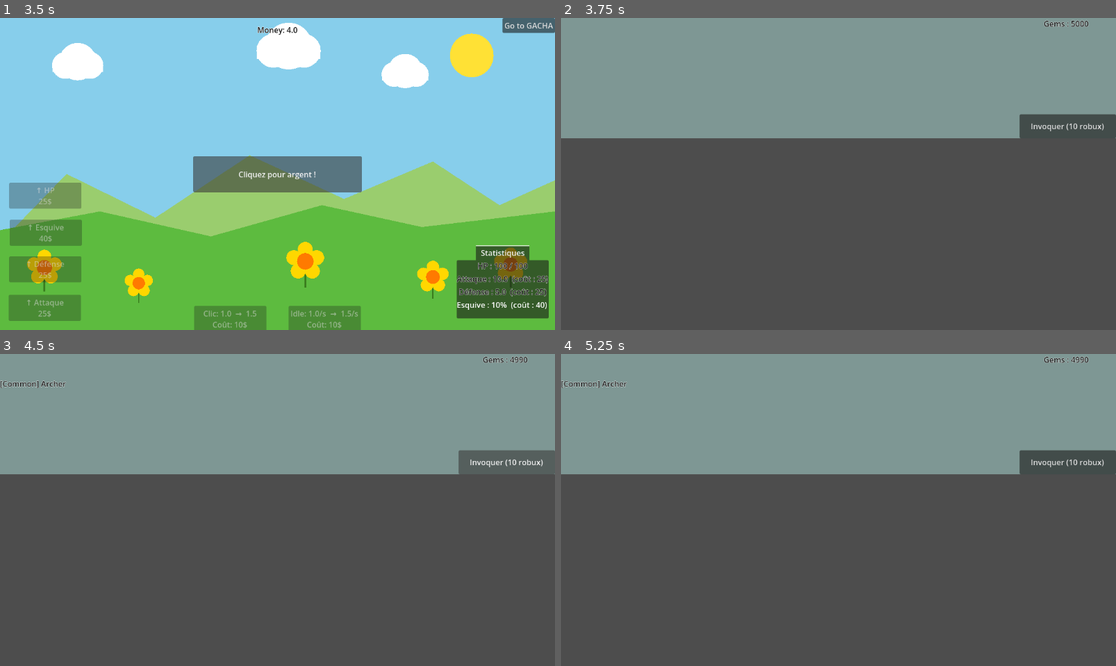
Above: before the commit, frames 1-4 (two rows, left to right).
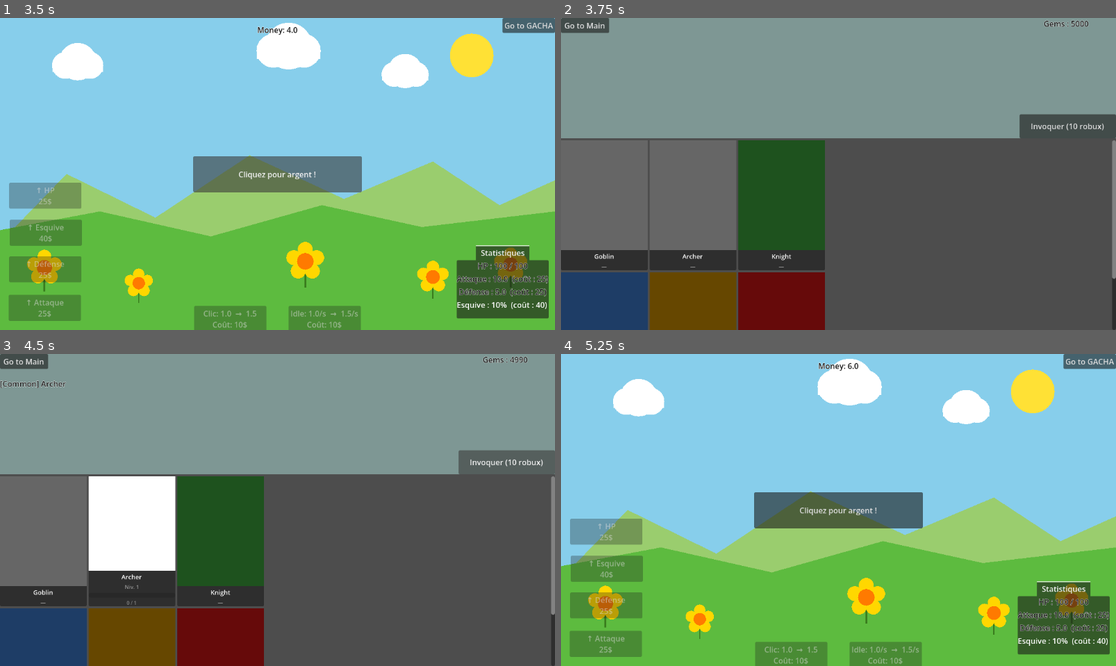
Above: after the commit, the same moments.

Repository: XeyNox/Snakdle
Game: Godot game, scene res://Scenes/TitleScreen.tscn
Same seed, same stepped clock (60 frames per second), same inputs: the game is played once before the commit and once after it.
Inputs (mouse positions are in pixels of both pictures, inside the frame that each line leads up to):
- Up to frame 1 (3.5 s): click "Paramètres" at 0.5 s; click "Fermer" at 1.25 s; click "Jouer" at 2 s; click "Cliquez pour argent !" at 2.75 s
- Up to frame 2 (3.75 s): click "Go to GACHA" at 3.5 s
- Up to frame 3 (4.5 s): click "Invoquer (10 robux)" at 4.25 s
- Up to frame 4 (5.25 s): click (583, 360) at 5 s, where only the run after the commit has a clickable "Go to Main"

Frame 1 is identical in both runs. In frame 2, 29% of the frame differs, in the area x 0-100%, y 0-100%; in frame 3, 29%; in frame 4, 98%.

Commit message:
feat:level up summon and inventory

Diff:
--- a/Scenes/GachaUI.tscn
+++ b/Scenes/GachaUI.tscn
@@ -34,21 +34,6 @@
 offset_bottom = 31.0
 text = "Go to Main"
 script = ExtResource("2_xwc5u")
-
-[node name="GemsLabel" type="Label" parent="VBoxContainer/ColorRect" unique_id=234113938]
-custom_minimum_size = Vector2(150, 35)
-layout_mode = 1
-anchors_preset = 15
-anchor_right = 1.0
-anchor_bottom = 1.0
-grow_horizontal = 2
-grow_vertical = 2
-
-[node name="ColorRect" type="ColorRect" parent="VBoxContainer" unique_id=1010270180]
-custom_minimum_size = Vector2(0, 250)
-layout_mode = 2
-size_flags_vertical = 0
-color = Color(0.4949177, 0.5912578, 0.5783053, 1)
 
 [node name="GemsLabel" type="Label" parent="VBoxContainer/ColorRect" unique_id=234113938]
 custom_minimum_size = Vector2(150, 35)
--- a/Scenes/SkinCard.tscn
+++ b/Scenes/SkinCard.tscn
@@ -3,7 +3,7 @@
 [ext_resource type="Script" uid="uid://m7d5f6kwsnnv" path="res://Scripts/skin_card.gd" id="1_rqrbj"]
 
 [node name="SkinCard" type="Control" unique_id=789818322]
-custom_minimum_size = Vector2(180, 220)
+custom_minimum_size = Vector2(180, 270)
 layout_mode = 3
 anchors_preset = 0
 script = ExtResource("1_rqrbj")
@@ -20,8 +20,28 @@
 layout_mode = 2
 
 [node name="ColorRect" type="ColorRect" parent="PanelContainer/VBoxContainer" unique_id=119615390]
+custom_minimum_size = Vector2(0, 120)
 layout_mode = 2
 size_flags_vertical = 3
 
-[node name="Label" type="Label" parent="PanelContainer/VBoxContainer" unique_id=243703942]
+[node name="NameLabel" type="Label" parent="PanelContainer/VBoxContainer" unique_id=243703942]
 layout_mode = 2
+theme_override_font_sizes/font_size = 13
+horizontal_alignment = 1
+
+[node name="LevelLabel" type="Label" parent="PanelContainer/VBoxContainer" unique_id=334814053]
+layout_mode = 2
+theme_override_colors/font_color = Color(0.6, 0.6, 0.6, 1)
+theme_override_font_sizes/font_size = 11
+horizontal_alignment = 1
+
+[node name="XPBar" type="ProgressBar" parent="PanelContainer/VBoxContainer" unique_id=445925164]
+custom_minimum_size = Vector2(0, 10)
+layout_mode = 2
+show_percentage = false
+
+[node name="XPLabel" type="Label" parent="PanelContainer/VBoxContainer" unique_id=556036275]
+layout_mode = 2
+theme_override_colors/font_color = Color(0.5, 0.5, 0.5, 1)
+theme_override_font_sizes/font_size = 10
+horizontal_alignment = 1
--- a/Scenes/TitleScreen.tscn
+++ b/Scenes/TitleScreen.tscn
@@ -4,47 +4,42 @@
 [ext_resource type="Script" uid="uid://d18ha2w1kmqwd" path="res://Scripts/title_screen.gd" id="2_ts"]
 [ext_resource type="Script" uid="uid://drkrvsqoxoqkf" path="res://Scripts/settings_panel.gd" id="3_sp"]
 
-[node name="TitleScreen" type="Node2D"]
+[node name="TitleScreen" type="Node2D" unique_id=2021436711]
 script = ExtResource("2_ts")
 
-[node name="BackgroundLayer" type="CanvasLayer" parent="."]
+[node name="BackgroundLayer" type="CanvasLayer" parent="." unique_id=732468764]
 layer = -1
 
-[node name="Background" parent="BackgroundLayer" instance=ExtResource("1_bg")]
+[node name="Background" parent="BackgroundLayer" unique_id=1175774752 instance=ExtResource("1_bg")]
 
-[node name="CanvasLayer" type="CanvasLayer" parent="."]
+[node name="CanvasLayer" type="CanvasLayer" parent="." unique_id=1979871762]
 
-[node name="TitleLabel" type="Label" parent="CanvasLayer"]
+[node name="TitleLabel" type="Label" parent="CanvasLayer" unique_id=2038714095]
 anchors_preset = -1
 anchor_left = 0.5
 anchor_right = 0.5
-anchor_top = 0.0
-anchor_bottom = 0.0
 offset_left = -150.0
 offset_top = 60.0
 offset_right = 150.0
 offset_bottom = 130.0
 grow_horizontal = 2
+theme_override_font_sizes/font_size = 64
 text = "Snakdle"
 horizontal_alignment = 1
-theme_override_font_sizes/font_size = 64
 
-[node name="SubtitleLabel" type="Label" parent="CanvasLayer"]
+[node name="SubtitleLabel" type="Label" parent="CanvasLayer" unique_id=1939876507]
 anchors_preset = -1
 anchor_left = 0.5
 anchor_right = 0.5
-anchor_top = 0.0
-anchor_bottom = 0.0
 offset_left = -150.0
 offset_top = 145.0
 offset_right = 150.0
 offset_bottom = 185.0
 grow_horizontal = 2
-text = ""
+theme_override_font_sizes/font_size = 28
 horizontal_alignment = 1
-theme_override_font_sizes/font_size = 28
 
-[node name="PlayButton" type="Button" parent="CanvasLayer"]
+[node name="PlayButton" type="Button" parent="CanvasLayer" unique_id=1045105973]
 custom_minimum_size = Vector2(200, 60)
 anchors_preset = 8
 anchor_left = 0.5
@@ -59,11 +54,9 @@
 grow_vertical = 2
 text = "Jouer"
 
-[node name="SettingsButton" type="Button" parent="CanvasLayer"]
+[node name="SettingsButton" type="Button" parent="CanvasLayer" unique_id=1771841978]
 custom_minimum_size = Vector2(150, 45)
 anchors_preset = -1
-anchor_left = 0.0
-anchor_right = 0.0
 anchor_top = 1.0
 anchor_bottom = 1.0
 offset_left = 20.0
@@ -72,7 +65,8 @@
 offset_bottom = -20.0
 text = "Paramètres"
 
-[node name="SettingsPanel" type="PanelContainer" parent="CanvasLayer"]
+[node name="SettingsPanel" type="PanelContainer" parent="CanvasLayer" unique_id=1965866390]
+visible = false
 anchors_preset = 8
 anchor_left = 0.5
 anchor_top = 0.5
@@ -84,34 +78,33 @@
 offset_bottom = 135.0
 grow_horizontal = 2
 grow_vertical = 2
-visible = false
 script = ExtResource("3_sp")
 
-[node name="VBoxContainer" type="VBoxContainer" parent="CanvasLayer/SettingsPanel"]
+[node name="VBoxContainer" type="VBoxContainer" parent="CanvasLayer/SettingsPanel" unique_id=1391241402]
 layout_mode = 2
 
-[node name="MusicLabel" type="Label" parent="CanvasLayer/SettingsPanel/VBoxContainer"]
+[node name="MusicLabel" type="Label" parent="CanvasLayer/SettingsPanel/VBoxContainer" unique_id=404308210]
 layout_mode = 2
 text = "Volume musique"
 
-[node name="MusicSlider" type="HSlider" parent="CanvasLayer/SettingsPanel/VBoxContainer"]
+[node name="MusicSlider" type="HSlider" parent="CanvasLayer/SettingsPanel/VBoxContainer" unique_id=1237275085]
+custom_minimum_size = Vector2(280, 30)
 layout_mode = 2
-custom_minimum_size = Vector2(280, 30)
 max_value = 1.0
 step = 0.01
 value = 1.0
 
-[node name="SoundLabel" type="Label" parent="CanvasLayer/SettingsPanel/VBoxContainer"]
+[node name="SoundLabel" type="Label" parent="CanvasLayer/SettingsPanel/VBoxContainer" unique_id=1229522766]
 layout_mode = 2
 text = "Volume sons"
 
-[node name="SoundSlider" type="HSlider" parent="CanvasLayer/SettingsPanel/VBoxContainer"]
+[node name="SoundSlider" type="HSlider" parent="CanvasLayer/SettingsPanel/VBoxContainer" unique_id=199896194]
+custom_minimum_size = Vector2(280, 30)
 layout_mode = 2
-custom_minimum_size = Vector2(280, 30)
 max_value = 1.0
 step = 0.01
 value = 1.0
 
-[node name="CloseButton" type="Button" parent="CanvasLayer/SettingsPanel/VBoxContainer"]
+[node name="CloseButton" type="Button" parent="CanvasLayer/SettingsPanel/VBoxContainer" unique_id=884558207]
 layout_mode = 2
 text = "Fermer"
--- a/Scripts/GachaManager.gd
+++ b/Scripts/GachaManager.gd
@@ -1,51 +1,76 @@
 extends Node
 
-# Ressource d'invocation
 var gems: int = 0
 const PULL_COST: int = 10
+const MAX_LEVEL: int = 999
 
-# Définition des personnages par rareté
 const CHARACTERS = [
-	{ "name": "Goblin",   "rarity": "Common", "weight": 60 },
-	{ "name": "Archer",   "rarity": "Common", "weight": 60 },
-	{ "name": "Knight",   "rarity": "Uncommun", "weight": 25 },
-	{ "name": "Mage",     "rarity": "Rare", "weight": 25 },
-	{ "name": "Dragon",   "rarity": "Legendary", "weight": 8  },
+	{ "name": "Goblin",   "rarity": "Common",       "weight": 60 },
+	{ "name": "Archer",   "rarity": "Common",        "weight": 60 },
+	{ "name": "Knight",   "rarity": "Uncommun",      "weight": 25 },
+	{ "name": "Mage",     "rarity": "Rare",          "weight": 25 },
+	{ "name": "Dragon",   "rarity": "Legendary",     "weight": 8  },
 	{ "name": "Phoenix",  "rarity": "FrenchMonster", "weight": 2  },
 ]
 
-# Collection du joueur : { "nom": nombre_possédé }
+# collection : { "Goblin": { "level": 1, "xp": 0 }, … }
 var collection: Dictionary = {}
 
 signal pull_done(character: Dictionary)
 signal gems_changed(new_amount: int)
+signal collection_updated()
 
-func add_gems(amount: int):
+func add_gems(amount: int) -> void:
 	gems += amount
 	emit_signal("gems_changed", gems)
+
+# Doublons nécessaires pour passer du niveau N au niveau N+1
+func xp_needed_for_next_level(current_level: int) -> int:
+	return current_level  # niv 1→2 : 1 doublon, niv 2→3 : 2, etc.
 
 func pull() -> Dictionary:
 	if gems < PULL_COST:
 		return {}
-
 	gems -= PULL_COST
 	emit_signal("gems_changed", gems)
-
 	var result = _weighted_random()
-	collection[result["name"]] = collection.get(result["name"], 0) + 1
+	_add_to_collection(result["name"])
 	emit_signal("pull_done", result)
 	return result
+
+func _add_to_collection(char_name: String) -> void:
+	if not collection.has(char_name):
+		collection[char_name] = { "level": 1, "xp": 0 }
+		emit_signal("collection_updated")
+		return
+
+	var entry = collection[char_name]
+	if entry["level"] >= MAX_LEVEL:
+		emit_signal("collection_updated")
+		return
+
+	entry["xp"] += 1
+	var needed = xp_needed_for_next_level(entry["level"])
+	while entry["xp"] >= needed and entry["level"] < MAX_LEVEL:
+		entry["xp"] -= needed
+		entry["level"] += 1
+		needed = xp_needed_for_next_level(entry["level"])
+
+	emit_signal("collection_updated")
+
+func get_entry(char_name: String) -> Dictionary:
+	if collection.has(char_name):
+		return collection[char_name]
+	return {}
 
 func _weighted_random() -> Dictionary:
 	var total = 0
 	for c in CHARACTERS:
 		total += c["weight"]
-
 	var roll = randi() % total
 	var cumul = 0
 	for c in CHARACTERS:
 		cumul += c["weight"]
 		if roll < cumul:
 			return c
-
-	return CHARACTERS[0]  # fallback
+	return CHARACTERS[0]
--- a/Scripts/gacha_ui.gd
+++ b/Scripts/gacha_ui.gd
@@ -19,7 +19,7 @@
 func _ready():
 	GachaManager.gems_changed.connect(_on_gems_changed)
 	GachaManager.pull_done.connect(_on_pull_done)
-	pull_button.pressed.connect(_on_pull_button_pressed)
+	#pull_button.pressed.connect(_on_pull_button_pressed)
 	GachaManager.add_gems(5000)
 	_refresh_collection()
 
--- a/Scripts/skin_card.gd
+++ b/Scripts/skin_card.gd
@@ -1,17 +1,55 @@
 extends Control
 
-@onready var color_rect = $PanelContainer/VBoxContainer/ColorRect
-@onready var name_label = $PanelContainer/VBoxContainer/Label
+@onready var color_rect  = $PanelContainer/VBoxContainer/ColorRect
+@onready var name_label  = $PanelContainer/VBoxContainer/NameLabel
+@onready var level_label = $PanelContainer/VBoxContainer/LevelLabel
+@onready var xp_bar      = $PanelContainer/VBoxContainer/XPBar
+@onready var xp_label    = $PanelContainer/VBoxContainer/XPLabel
 
 const RARITY_COLORS = {
-	"Common":       Color.WHITE,
-	"Uncommun":     Color(0.3, 0.8, 0.3),
-	"Rare":         Color(0.3, 0.6, 1.0),
-	"Epic":         Color(0.7, 0.3, 1.0),
-	"Legendary":    Color(1.0, 0.7, 0.0),
-	"FrenchMonster":Color(1.0, 0.1, 0.1),
+	"Common":        Color.WHITE,
+	"Uncommun":      Color(0.3, 0.8, 0.3),
+	"Rare":          Color(0.3, 0.6, 1.0),
+	"Epic":          Color(0.7, 0.3, 1.0),
+	"Legendary":     Color(1.0, 0.7, 0.0),
+	"FrenchMonster": Color(1.0, 0.1, 0.1),
 }
 
-func setup(character: Dictionary):
+var _char_name: String = ""
+
+func setup(character: Dictionary) -> void:
+	_char_name = character["name"]
 	name_label.text = character["name"]
 	color_rect.color = RARITY_COLORS[character["rarity"]]
+	_refresh()
+	GachaManager.collection_updated.connect(_on_collection_updated)
+
+func _refresh() -> void:
+	var entry = GachaManager.get_entry(_char_name)
+	if entry.is_empty():
+		level_label.text = "—"
+		xp_bar.visible = false
+		xp_label.visible = false
+		color_rect.modulate = Color(0.4, 0.4, 0.4, 1.0)
+	else:
+		var lvl: int = entry["level"]
+		var xp:  int = entry["xp"]
+		color_rect.modulate = Color.WHITE
+		if lvl >= GachaManager.MAX_LEVEL:
+			level_label.text = "Niv. MAX"
+			xp_bar.visible = true
+			xp_bar.max_value = 1
+			xp_bar.value = 1
+			xp_label.visible = true
+			xp_label.text = "MAX"
+		else:
+			var needed: int = GachaManager.xp_needed_for_next_level(lvl)
+			level_label.text = "Niv. %d" % lvl
+			xp_bar.visible = true
+			xp_bar.max_value = needed
+			xp_bar.value = xp
+			xp_label.visible = true
+			xp_label.text = "%d / %d" % [xp, needed]
+
+func _on_collection_updated() -> void:
+	_refresh()
--- a/project.godot
+++ b/project.godot
@@ -18,7 +18,7 @@
 [autoload]
 
 GameManager="*uid://bugott2csejag"
-GachaManager="*res://Scripts/gacha.gd"
+GachaManager="*uid://c4hobbb6eqnyk"
 
 [physics]
 
